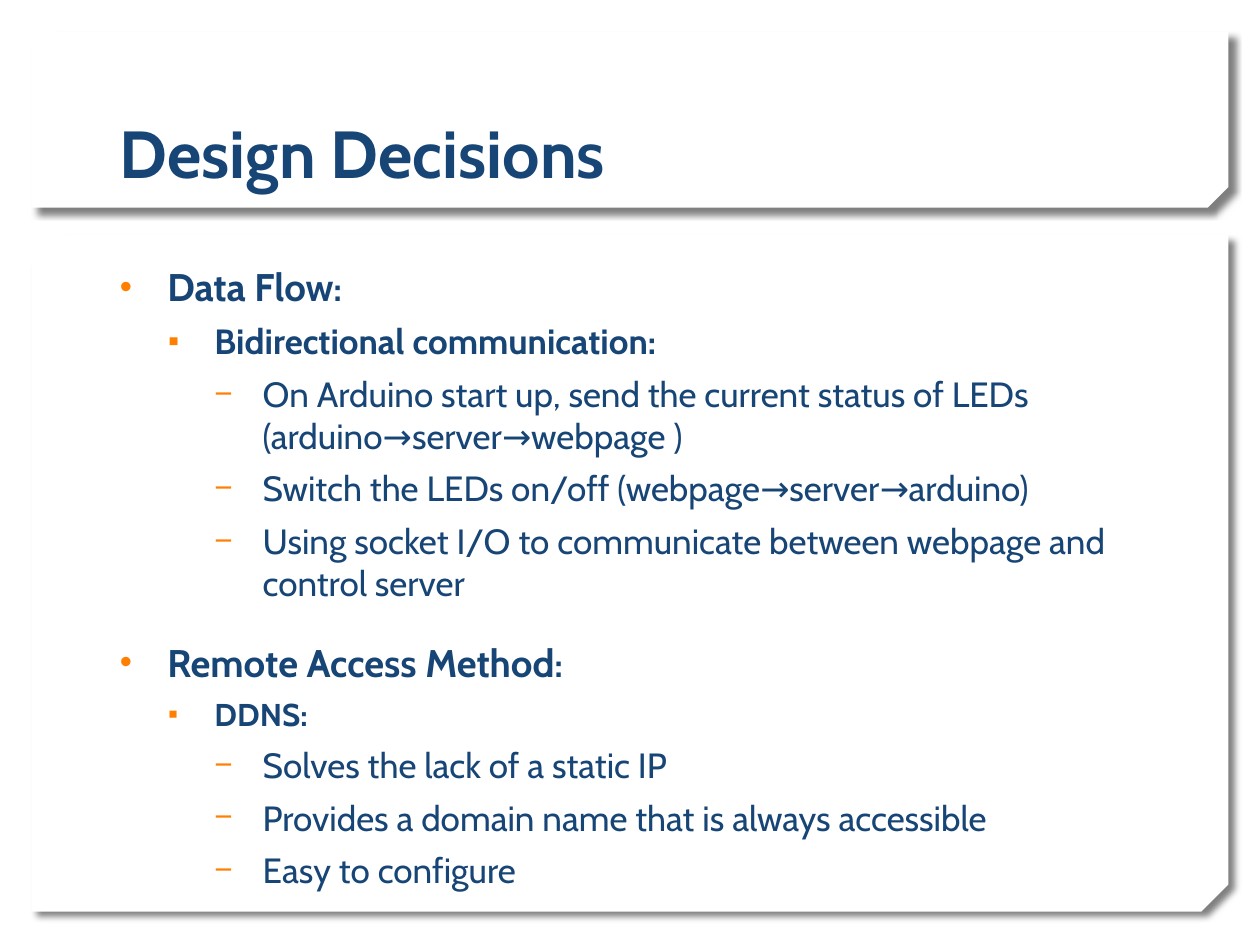
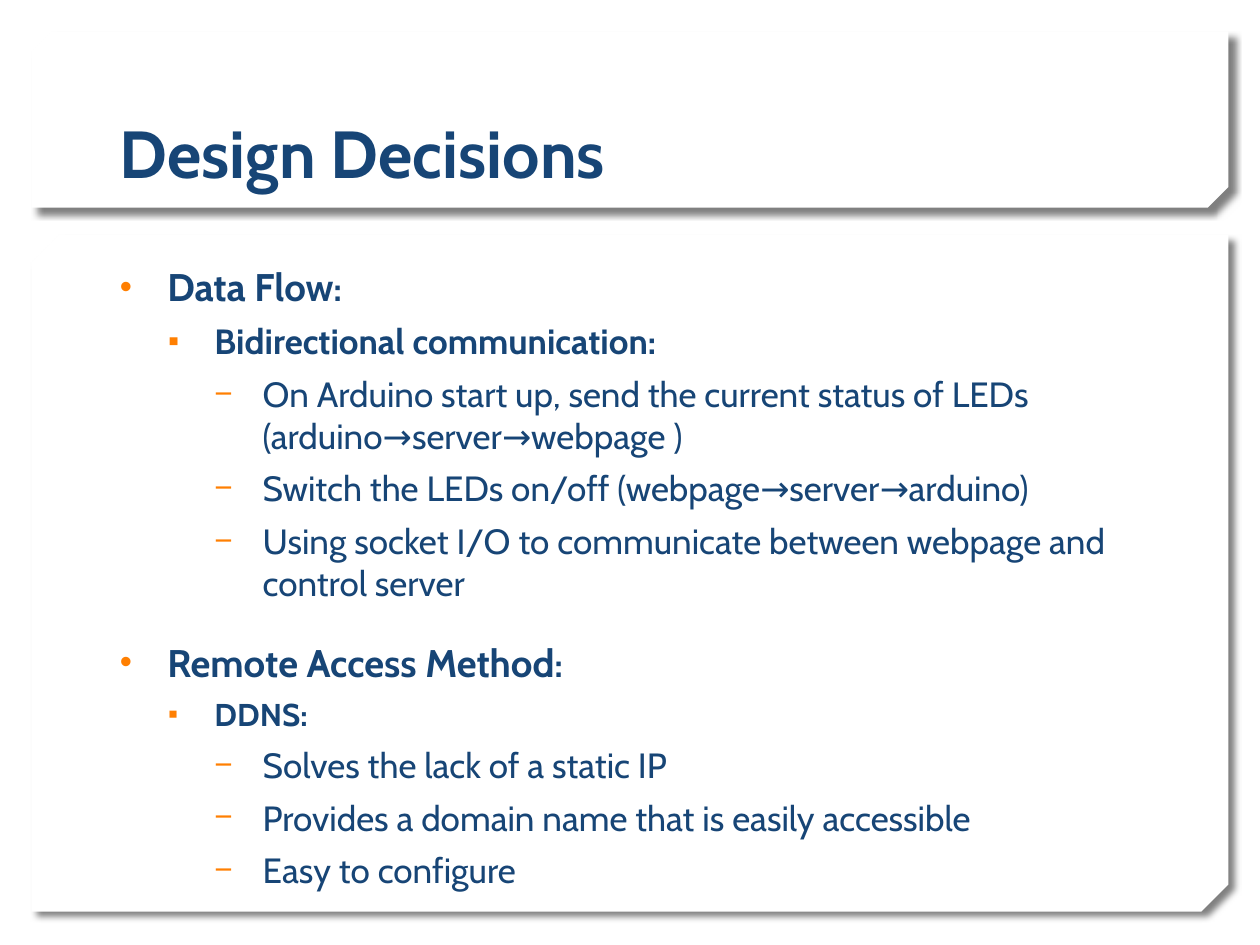
Before and after one commit to estherlu/EC544_Group4, a slide deck: slide 3 of challenge#3/Challenge3_Group4.pptx. Drawn at 1260x945 pixels with LibreOffice and Linux fonts; fonts in the diff are those of the drawing; background and template pictures are left out. Boxes give left, top, right and bottom in pixels: in the first picture for what was removed or moved away, otherwise in the second. Text is boxed around its words. In the diff, an @@ line names an element or a change of style, - is before the commit and + after.

Commit message:
modify slide

```diff
--- a/challenge#3/Challenge3_Group4.pptx
+++ b/challenge#3/Challenge3_Group4.pptx
@@ text at bbox=[263, 804, 971, 839]: text changed @@
-    − Provides a domain name that is always accessible
+    − Provides a domain name that is easily accessible
```
